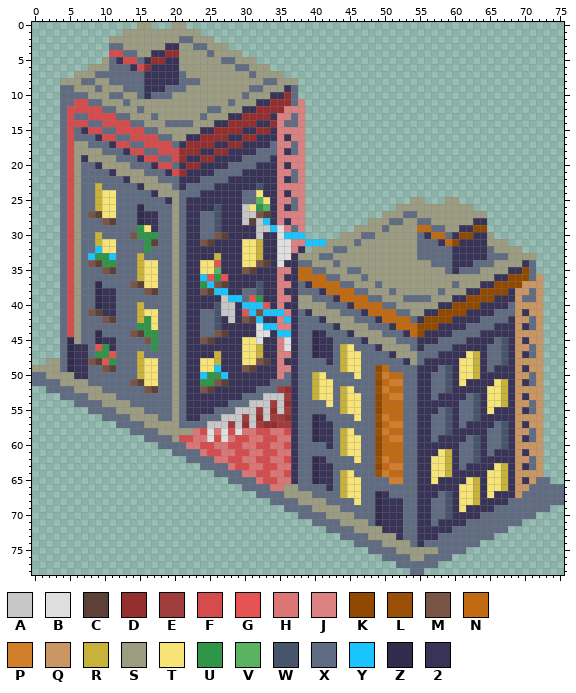
One commit to this pixel-art file: assets/buildings/large-apartment.aseprite. The picture above was drawn from the file before the commit.
76x79 pixels, 1 frame.
Palette (. is transparent): A #c7c7c7  B #dfdfdf  C #5d4037  D #952f2f  E #a13c3c  F #d64c4c  G #e55353  H #dc7575  J #dc8181  K #914900  L #995006  M #795548  N #c16a11  P #d17f2c  Q #ca9764  R #c7b23b  S #9b9c82  T #f7e476  U #2f9548  V #5bb361  W #47556c  X #606c81  Y #1ac5ff  Z #322c4c  2 #393457
Once edited:
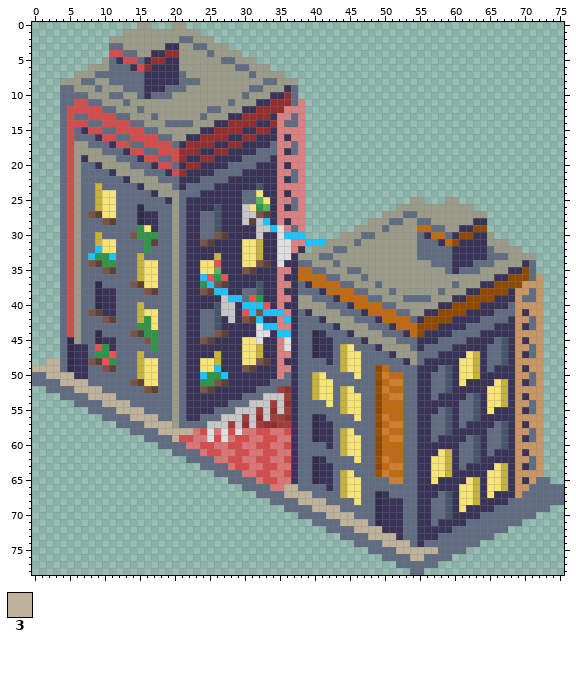
Colours new in this view: 3 #bfb29b
Difference:
@@ palette @@
-S #9b9c82
+S #9b9b89
--- layer "Ground"
@@ x 0..24 @@
 47 ....XZ22XUUGXXXRXXXXSX222
-48 ..SSXZ22MCGUXXXRTTXXSX22T
-49 SSSSXZ22XXMCXXXRTTXXSX22T
-50 XXSSSS22XXXXXXXRTTXXSX22Y
-51 XXXXSSSSXXXXXXMCTTXXSX22U
-52 ..XXXXSSSSXXXXXXMCXXSX22M
-53 ....XXXXSSSSXXXXXXXXSX222
-54 ......XXXXSSSSXXXXXXSX222
-55 ........XXXXSSSSXXXXSX222
-56 ..........XXXXSSSSXXSX22X
-57 ............XXXXSSSSSXXXX
-58 ..............XXXXSSSSSHF
-59 ................XXXXSFFHH
+48 ..33XZ22MCGUXXXRTTXXSX22T
+49 3333XZ22XXMCXXXRTTXXSX22T
+50 XX333322XXXXXXXRTTXXSX22Y
+51 XXXX3333XXXXXXMCTTXXSX22U
+52 ..XXXX3333XXXXXXMCXXSX22M
+53 ....XXXX3333XXXXXXXXSX222
+54 ......XXXX3333XXXXXXSX222
+55 ........XXXX3333XXXXSX222
+56 ..........XXXX3333XXSX22X
+57 ............XXXX3333SXXXX
+58 ..............XXXX33333HF
+59 ................XXXX3FFHH
 60 ..................XXXXHHF
@@ x 34..59 @@
 65 FHH2XXZ22XRTTXXXXPPXX22T22
-66 HHSSXXXX2XRTTXXXXXXXX22222
-67 XXSSSSXXXXRTTXXZ2XXXX222XW
-68 XXXXSSSSXXXXTXXZ222XX22XXW
-69 ..XXXXSSSSXXXXXZ222XX22XXW
-70 ....XXXXSSSSXXXZ222XX22XXW
-71 ......XXXXSSSSXZ222XX22X22
-72 ........XXXXSSSS222XX22222
-73 ..........XXXXSSSS2XX222XX
-74 ............XXXXSSSSX2XXXX
-75 ..............XXXXSSSSSSXX
-76 ................XXXXSSXXXX
+66 HH33XXXX2XRTTXXXXXXXX22222
+67 XX3333XXXXRTTXXZ2XXXX222XW
+68 XXXX3333XXXXTXXZ222XX22XXW
+69 ..XXXX3333XXXXXZ222XX22XXW
+70 ....XXXX3333XXXZ222XX22XXW
+71 ......XXXX3333XZ222XX22X22
+72 ........XXXX3333222XX22222
+73 ..........XXXX33332XX222XX
+74 ............XXXX3333X2XXXX
+75 ..............XXXX333333XX
+76 ................XXXX33XXXX
 77 ..................XXXXXX..
Changed places in both pictures, as pixel boxes (x1, y1, x2, y2):
changed: (60, 22, 298, 141)
changed: (32, 141, 193, 442)
changed: (298, 197, 536, 365)
changed: (284, 484, 438, 561)
